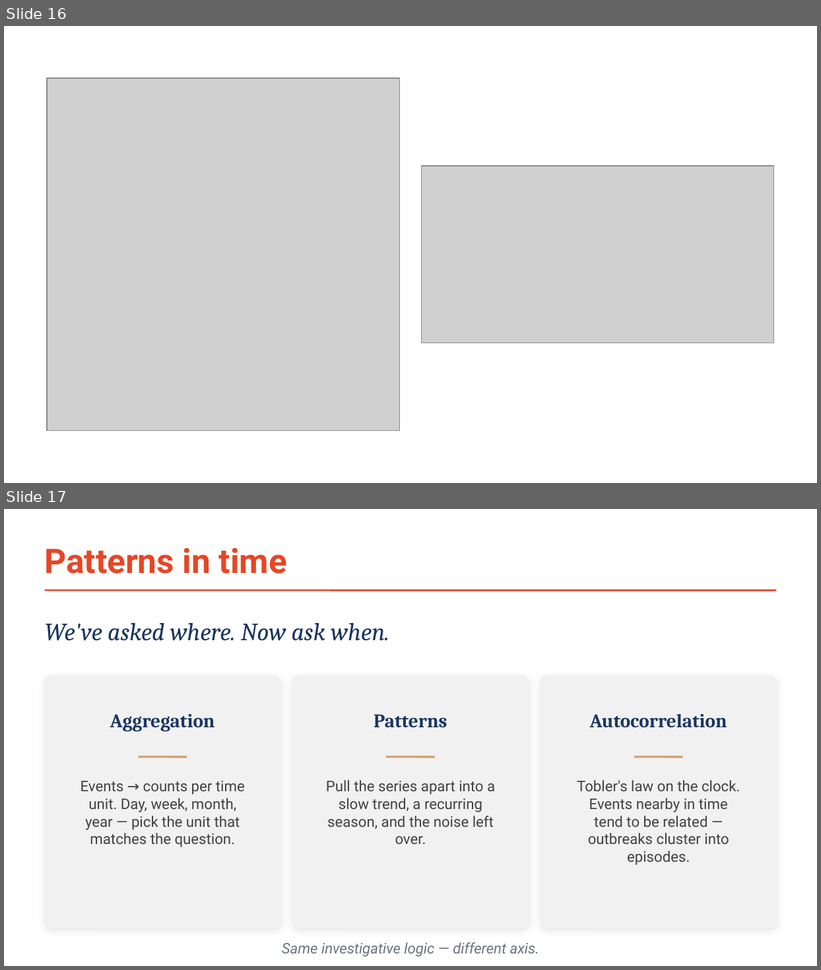
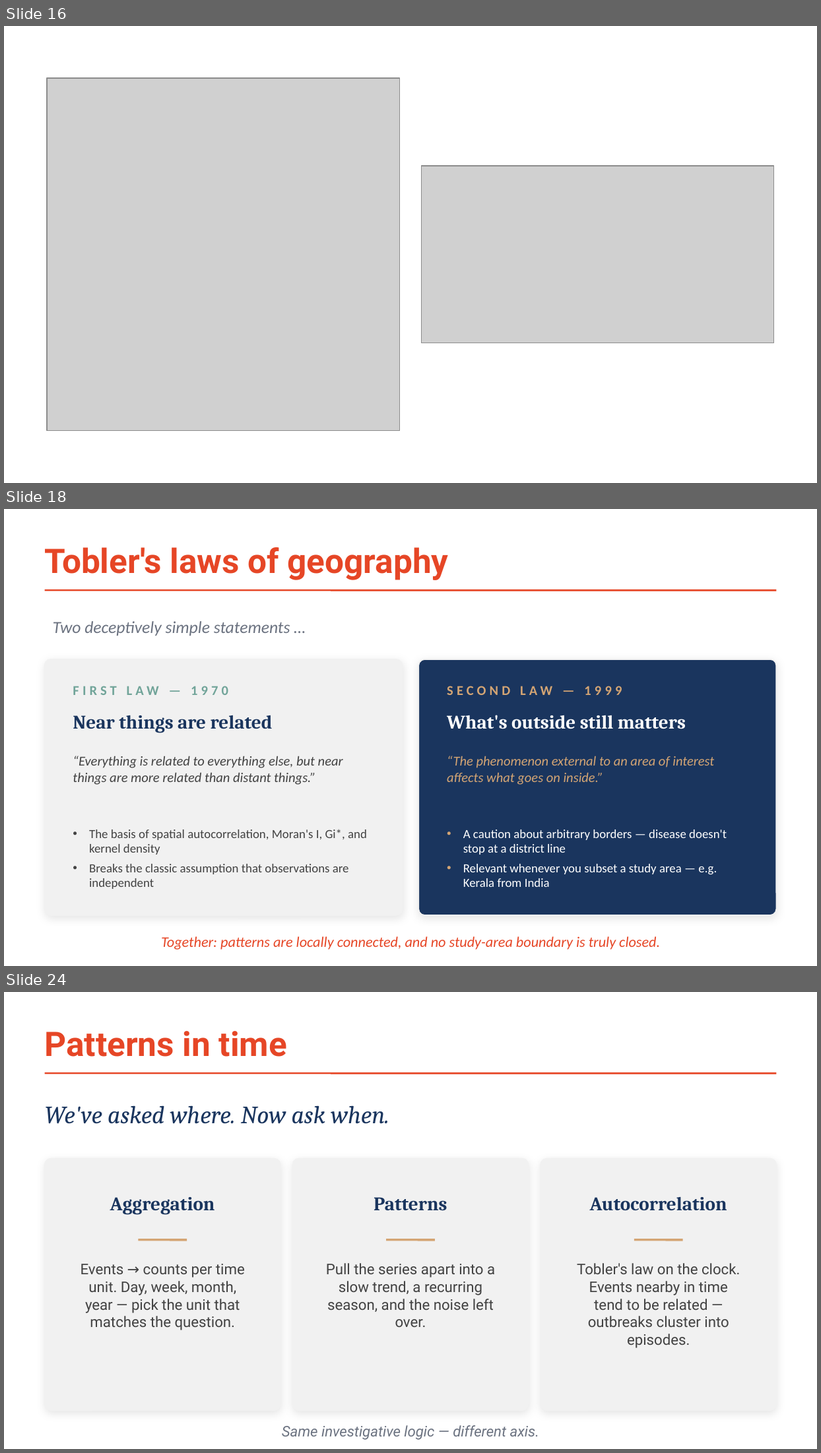
Before and after one commit to RabiesResearch/PH_workshop, a slide deck: part1/ST_Tutorial_Phils2026.pptx. Shown one above the other, each under a label of ours: slides 16 and 17 before the commit, slides 16, 18 and 24 after it; the slides between them are not shown. The pictures are 821x970 and 821x1453 pixels, drawn with LibreOffice and Linux fonts; fonts in the diff are those of the drawing; grey boxes stand for pictures. Boxes give left, top, right and bottom in pixels: in the first picture for what was removed or moved away, otherwise in the second. Text is boxed around its words. In the diff, an @@ line names an element or a change of style, - is before the commit and + after.

```diff
--- a/part1/ST_Tutorial_Phils2026.pptx
+++ b/part1/ST_Tutorial_Phils2026.pptx
@@ slide 18 added at (4,509,817,966), background #FFFFFF @@
@@ text added at (45,547,449,580), 30 pt, text #E64626, bold @@
+Tobler's laws of geography
@@ line added from (45, 590) to (776, 590), #E64626 1.5 pt @@
@@ text added at (53,621,290,636), 15 pt, text #6B7280, italic @@
+Two deceptively simple statements …
@@ rounded rectangle added at (45,659,403,916), fill #F1F1F1, outline #F1F1F1 1 pt @@
@@ rounded rectangle added at (418,659,776,916), fill #1A355E, outline #F1F1F1 1 pt @@
@@ text added at (73,686,228,695), 12 pt, text #71A499, bold @@
+FIRST LAW — 1970
@@ text added at (447,686,622,695), 12 pt, text #D4A574, bold @@
+SECOND LAW — 1999
@@ text added at (73,715,273,733), 17 pt, text #1A355E, bold @@
+Near things are related
@@ text added at (447,715,686,729), 17 pt, text #FFFFFF, bold @@
+What's outside still matters
@@ text added at (73,756,343,785), 12 pt, text #424242, italic @@
+“Everything is related to everything else, but near things are more related than distant things.”
@@ text added at (447,756,714,785), 12 pt, text #D4A574, italic @@
+“The phenomenon external to an area of interest affects what goes on inside.”
@@ text added at (89,830,367,889), 11 pt, text #424242 @@
+• The basis of spatial autocorrelation, Moran's I, Gi*, and kernel density
+• Breaks the classic assumption that observations are independent
@@ text added at (463,830,727,887), 11 pt, text #FFFFFF @@
+• A caution about arbitrary borders — disease doesn't stop at a district line
+• Relevant whenever you subset a study area — e.g. Kerala from India
@@ text added at (161,937,660,950), 13 pt, text #E64626, italic @@
+Together: patterns are locally connected, and no study-area boundary is truly closed.
@@ what was slide 17 is now slide 24 @@
```
Also in this commit, not shown: 3 slides changed, 6 other slides added, 4 other files.
